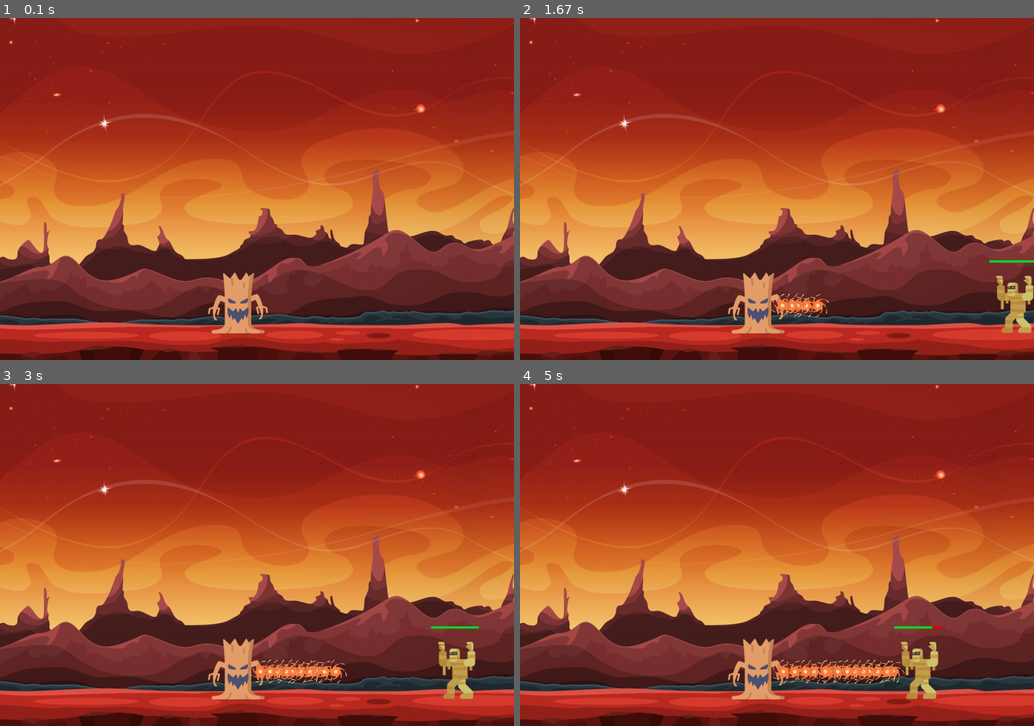
Above: before the commit, frames 1-4 (two rows, left to right).
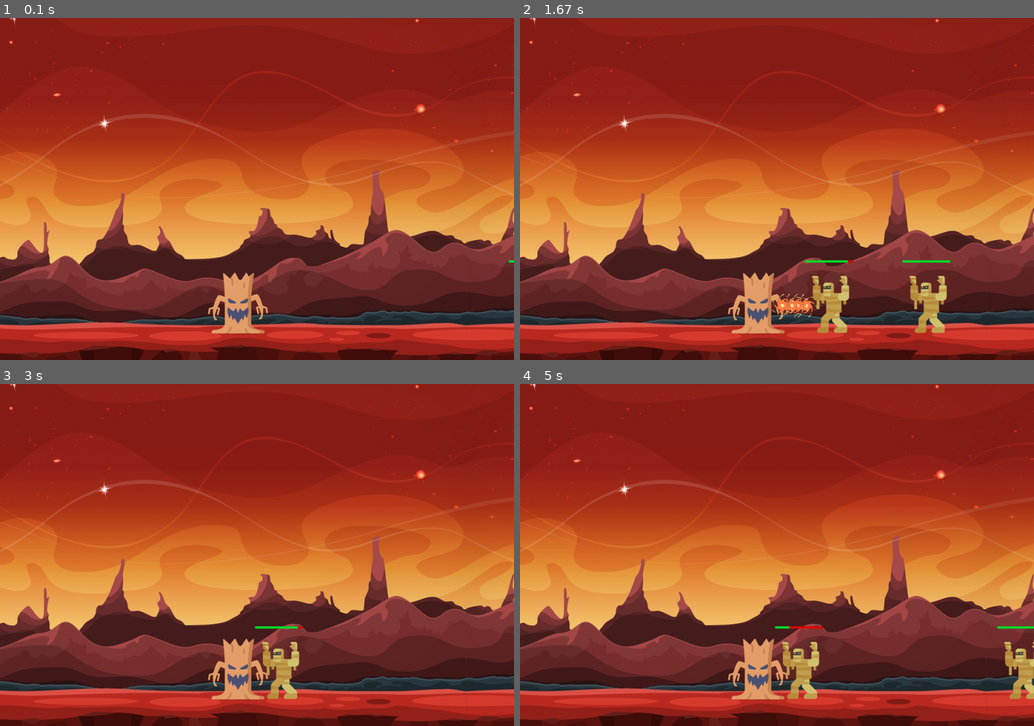
Above: after the commit, the same moments.

Repository: R-Florent/tutojeux
Game: pygame game, started from main.py
Two runs of this game, one before a commit and one after it. Both use one fixed random seed, a clock stepped at 60 frames per second and the inputs below.
Inputs:
- Up to frame 1 (0.1 s): no input
- Up to frame 2 (1.67 s): tap Space at 0.33, 0.73, 1.03, 1.23, 1.57 s
- Up to frame 3 (3 s): tap Space at 1.87, 2.07, 2.37, 2.63, 2.97 s
- Up to frame 4 (5 s): tap Space at 3.27, 3.4, 3.8, 4.1, 4.47, 4.87 s

The runs differ from the first frame. In frame 1, less than 0.1% of the frame differs, in the area x 99-100%, y 70-72%; in frame 2, 2.5%; in frame 3, 2.1%; in frame 4, 3.1%, in the area x 49-100%, y 70-93%.

Commit message:
Projectile: spanw plusieur monstre vitesse aléatoire et spawn aléatoire

Diff:
--- a/game.py
+++ b/game.py
@@ -13,6 +13,7 @@
         self.all_monstre = pygame.sprite.Group()
         self.pressed = {}
         self.spawn_monster()
+        self.spawn_monster()
         #genere notre monstre
     def spawn_monster(self):
         monstre = Monstre(self)
--- a/main.py
+++ b/main.py
@@ -14,6 +14,7 @@
 running = True
 
 while running:
+
     # appliquer le back gound du jeux
     screen.blit(background, (0, -200))
 
--- a/monstre.py
+++ b/monstre.py
@@ -1,4 +1,5 @@
 import pygame
+import random
 
 class Monstre(pygame.sprite.Sprite):
     def __init__(self, game):
@@ -7,15 +8,26 @@
         self.health = 100
         self.max_health = 100
         self.attack = 5
-        self.velocity = 1
+        self.velocity = random.randint(1, 5)
         self.image = pygame.image.load('PygameAssets-main/mummy.png')
         self.rect = self.image.get_rect()
         print(self.image)
-        self.rect.x = 1080
+        self.rect.x = 1080 + random.randint(1, 600)
         self.rect.y = 540
-
+        print(self.velocity)
     def take_dmg(self, amount):
         self.health -= amount
+
+        if self.health <= 0:
+            #le tuer
+            # self.all_monstre.remove(self)
+
+            #le faire respawn pour ne pas consomer trop de mémoire
+            self.rect.x = 1080 + random.randint(1, 600)
+            self.health = self.max_health
+            self.velocity = random.randint(1, 5)
+
+
 
     def update_health_bar(self, surface):
         #definir une couleur pour notre jauge de vie
